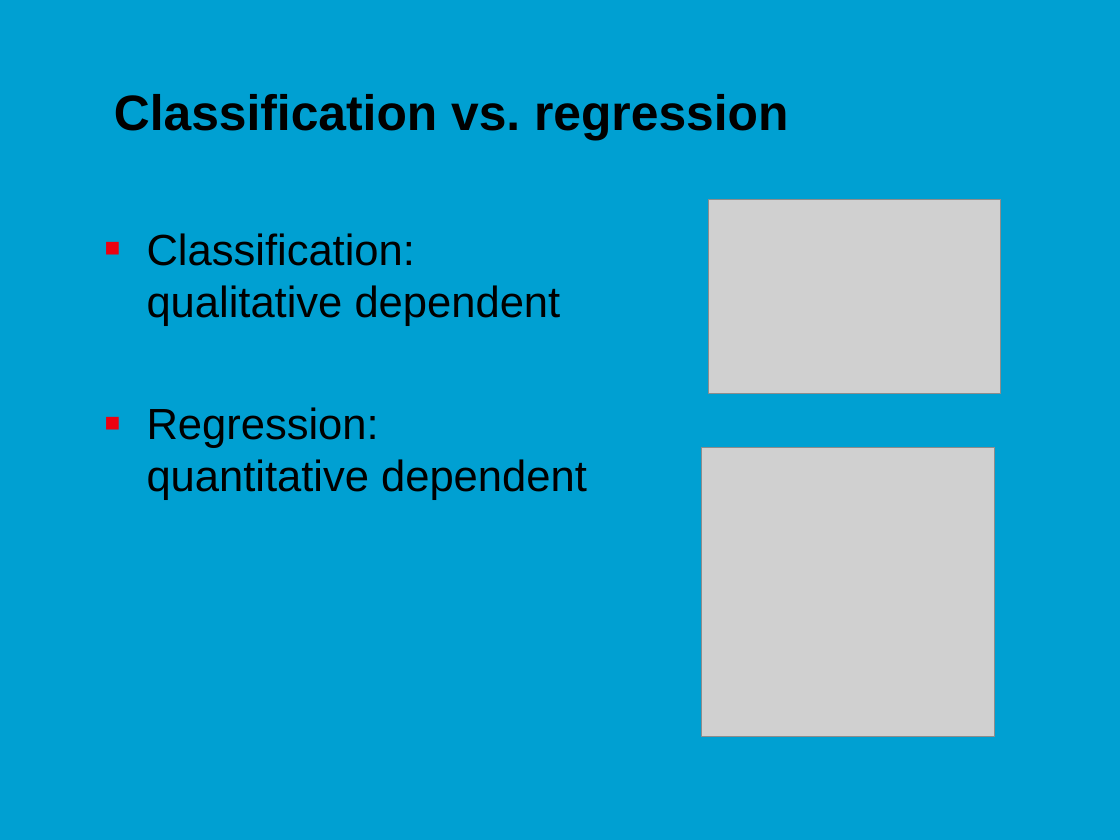
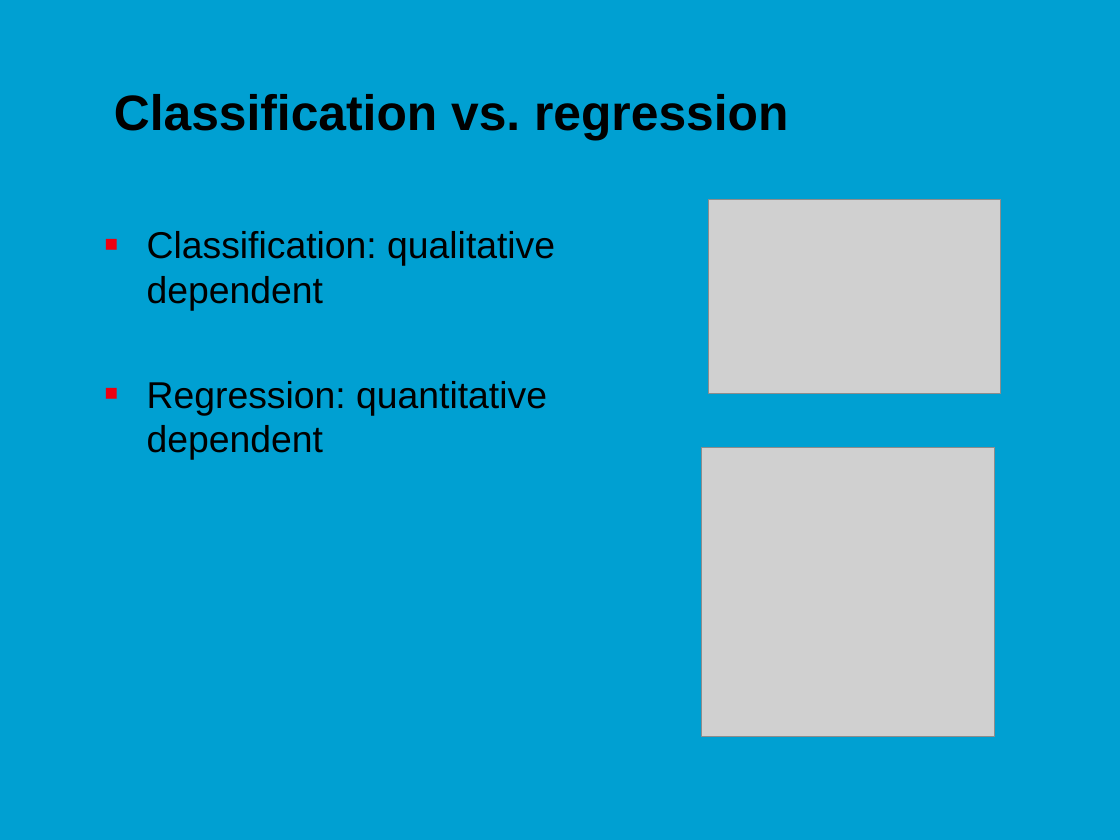
Before and after one commit to jonasmoons/data-driven-learning, a slide deck: slide 17 of slides/ddl-w6l1.pptx (slide 18 before the commit). Drawn at 1120x840 pixels with LibreOffice and Linux fonts; fonts in the diff are those of the drawing; grey boxes stand for pictures; background and template pictures are left out. Boxes give left, top, right and bottom in pixels: in the first picture for what was removed or moved away, otherwise in the second. Text is boxed around its words. In the diff, an @@ line names an element or a change of style, - is before the commit and + after.

```diff
--- a/slides/ddl-w6l1.pptx
+++ b/slides/ddl-w6l1.pptx
@@ text "Classification: qualitative dependent" at <box>147,231,555,460</box>: size 28 to 24 pt @@
```
Also in this commit, not shown: 6 other slides changed, 1 slide removed, 11 other files.
